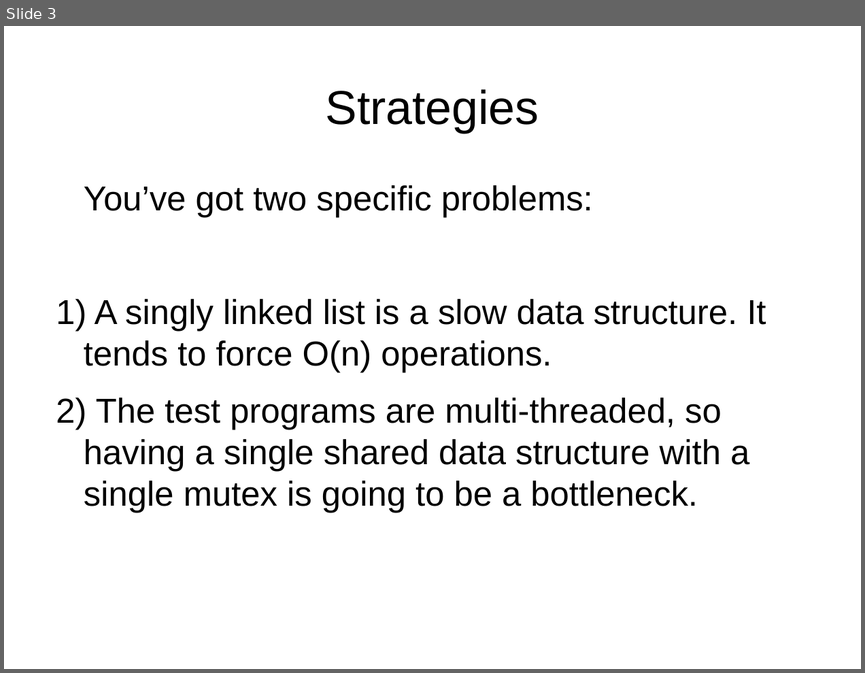
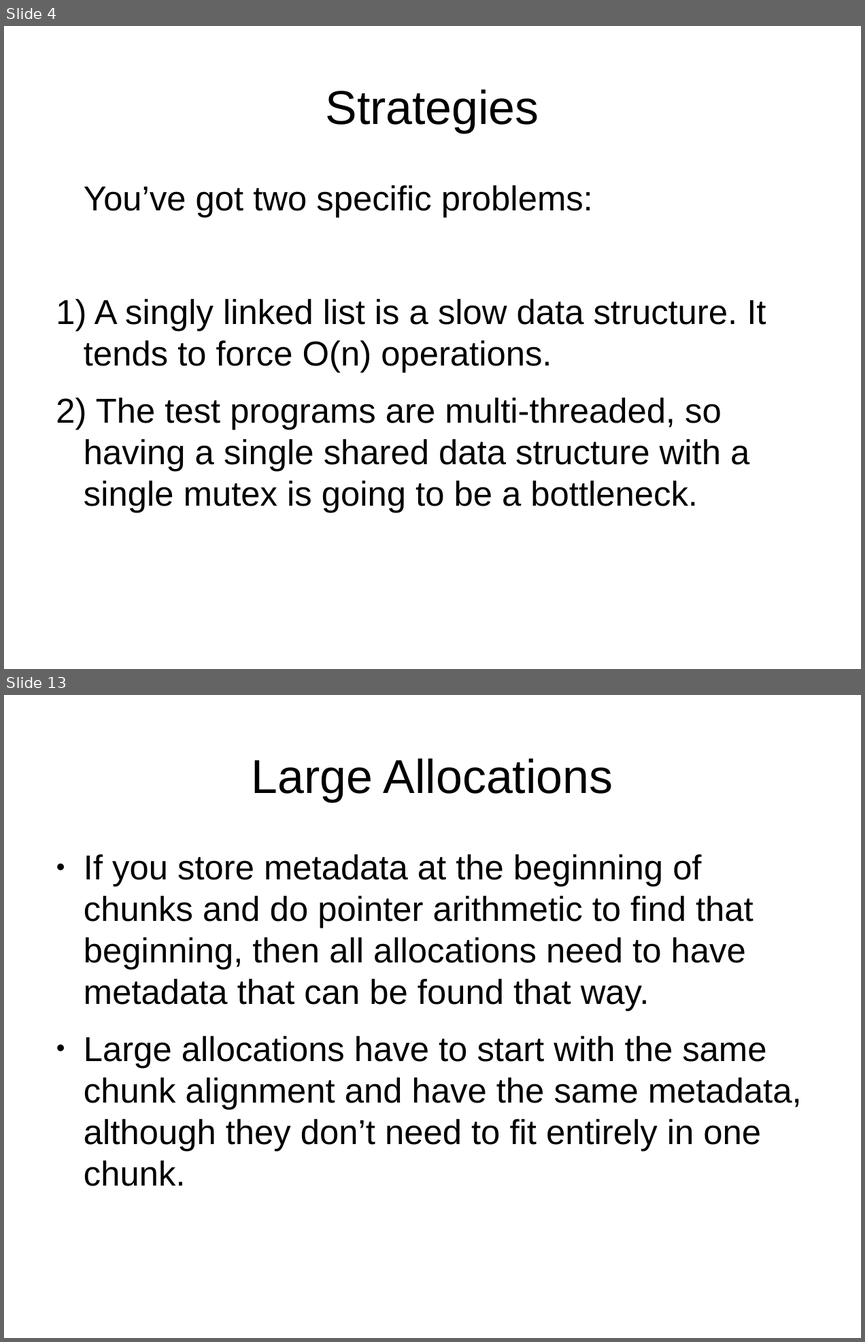
Before and after one commit to NatTuck/khoury-ntuck, a slide deck: courses/2020/01/cs3650/notes/18-advanced-malloc/ch02-hints.odp. Shown one above the other, each under a label of ours: slide 3 before the commit, slides 4 and 13 after it; the slides between them are not shown. The pictures are 865x673 and 865x1342 pixels, drawn with LibreOffice and Linux fonts; fonts in the diff are those of the drawing; background and template pictures are left out. Boxes give left, top, right and bottom in pixels: in the first picture for what was removed or moved away, otherwise in the second. Text is boxed around its words. In the diff, an @@ line names an element or a change of style, - is before the commit and + after.

```diff
--- a/courses/2020/01/cs3650/notes/18-advanced-malloc/ch02-hints.odp
+++ b/courses/2020/01/cs3650/notes/18-advanced-malloc/ch02-hints.odp
@@ slide 13 added at [4,695,861,1338], background #FFFFFF @@
@@ title added at [252,758,613,802], 44 pt, text #000000 @@
+Large Allocations
@@ text added at [84,854,802,1186], 32 pt, text #000000 @@
+● If you store metadata at the beginning of chunks and do pointer arithmetic to find that beginning, then all allocations need to have metadata that can be found that way.
+● Large allocations have to start with the same chunk alignment and have the same metadata, although they don’t need to fit entirely in one chunk.
@@ what was slide 3 is now slide 4 @@
```
Also in this commit, not shown: 1 slide changed, 8 other slides added, 6 other files.
